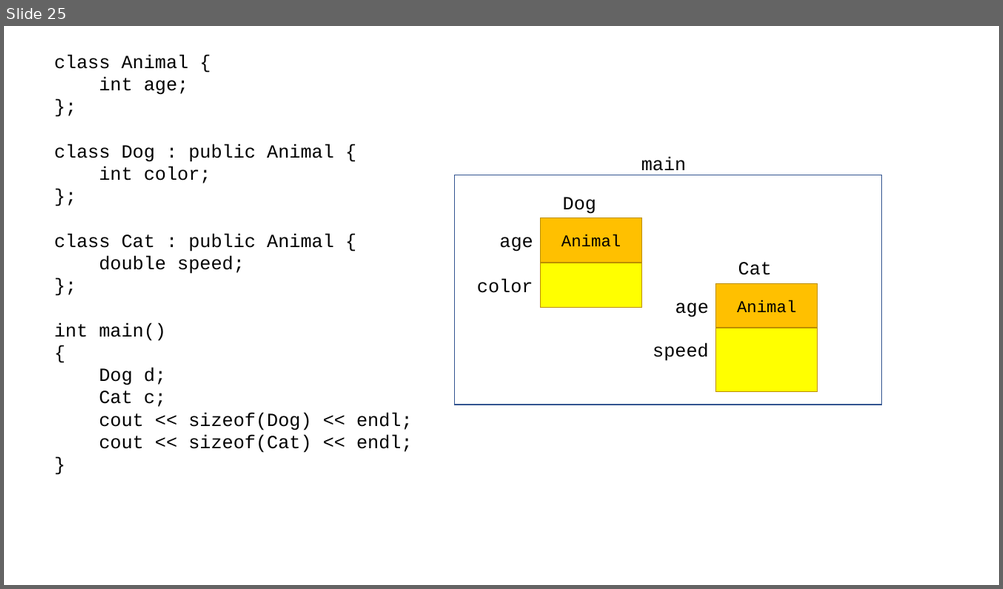
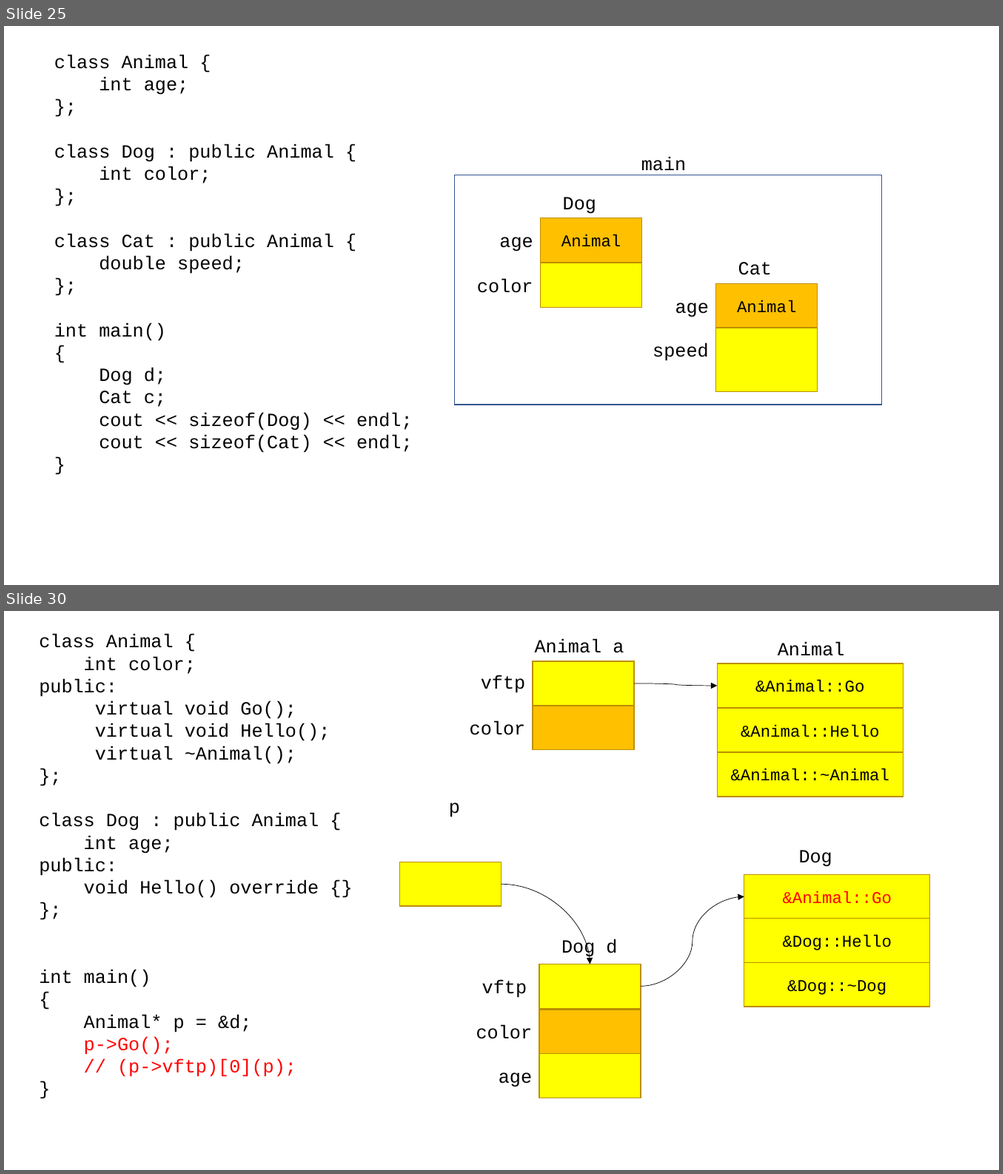
Before and after one commit to Seyoung9304/hyundai_swip, a slide deck: cpp/230223.pptx. Shown one above the other, each under a label of ours: slide 25 before the commit, slides 25 and 30 after it; the slides between them are not shown. The pictures are 1003x589 and 1003x1174 pixels, drawn with LibreOffice and Linux fonts; fonts in the diff are those of the drawing. Boxes give left, top, right and bottom in pixels: in the first picture for what was removed or moved away, otherwise in the second. Text is boxed around its words. In the diff, an @@ line names an element or a change of style, - is before the commit and + after.

```diff
--- a/cpp/230223.pptx
+++ b/cpp/230223.pptx
@@ slide 30 added at [4, 611, 999, 1170], background #FFFFFF @@
@@ text added at [39, 634, 330, 1077], 18 pt, text #000000 @@
+class Animal {
+int color;
+public:
+virtual void Go();
+virtual void Hello();
+virtual ~Animal();
+};
+class Dog : public Animal {
+int age;
+public:
+void Hello() override {}
+};
+int main()
+{
+Animal* p = &d;
+p->Go();
+// (p->vftp)[0](p);
+}
@@ text added at [535, 639, 623, 653], 18 pt, text #000000 @@
+Animal a
@@ text added at [777, 641, 845, 656], 18 pt, text #000000 @@
+Animal
@@ text added at [481, 675, 525, 693], 18 pt, text #000000 @@
+vftp
@@ rectangle added at [533, 661, 634, 705], fill #FFFF00, outline #BD8E00 1 pt @@
@@ rectangle added at [717, 664, 903, 707], fill #FFFF00, outline #BD8E00 1 pt, 16 pt, text #000000 @@
+&Animal::Go
@@ curved arrow added from (634, 684) to (717, 686), #000000 0.5 pt @@
@@ text added at [469, 721, 526, 735], 18 pt, text #000000 @@
+color
@@ rectangle added at [533, 706, 634, 750], fill #FFC000, outline #BD8E00 1 pt @@
@@ rectangle added at [717, 708, 903, 752], fill #FFFF00, outline #BD8E00 1 pt, 16 pt, text #000000 @@
+&Animal::Hello
@@ rectangle added at [717, 753, 903, 797], fill #FFFF00, outline #BD8E00 1 pt, 16 pt, text #000000 @@
+&Animal::~Animal
@@ text added at [449, 803, 460, 817], 18 pt, text #000000 @@
+p
@@ text added at [799, 850, 832, 867], 18 pt, text #000000 @@
+Dog
@@ rectangle added at [399, 863, 501, 906], fill #FFFF00, outline #BD8E00 1 pt @@
@@ rectangle added at [744, 875, 930, 919], fill #FFFF00, outline #BD8E00 1 pt, 16 pt, text #FF0000 @@
+&Animal::Go
@@ curved arrow added from (501, 884) to (589, 965), #000000 0.5 pt @@
@@ curved arrow added from (640, 986) to (744, 897), #000000 0.5 pt @@
@@ rectangle added at [744, 918, 930, 963], fill #FFFF00, outline #BD8E00 1 pt, 16 pt, text #000000 @@
+&Dog::Hello
@@ text added at [561, 940, 617, 960], 18 pt, text #000000 @@
+Dog d
@@ rectangle added at [539, 965, 640, 1008], fill #FFFF00, outline #BD8E00 1 pt @@
@@ rectangle added at [744, 963, 930, 1007], fill #FFFF00, outline #BD8E00 1 pt, 16 pt, text #000000 @@
+&Dog::~Dog
@@ text added at [482, 980, 526, 998], 18 pt, text #000000 @@
+vftp
@@ rectangle added at [539, 1010, 640, 1054], fill #FFC000, outline #BD8E00 1 pt @@
@@ text added at [476, 1025, 532, 1039], 18 pt, text #000000 @@
+color
@@ rectangle added at [539, 1054, 640, 1098], fill #FFFF00, outline #BD8E00 1 pt @@
@@ text added at [498, 1073, 532, 1088], 18 pt, text #000000 @@
+age
```
Also in this commit, not shown: 5 other slides added, 1 other file.
